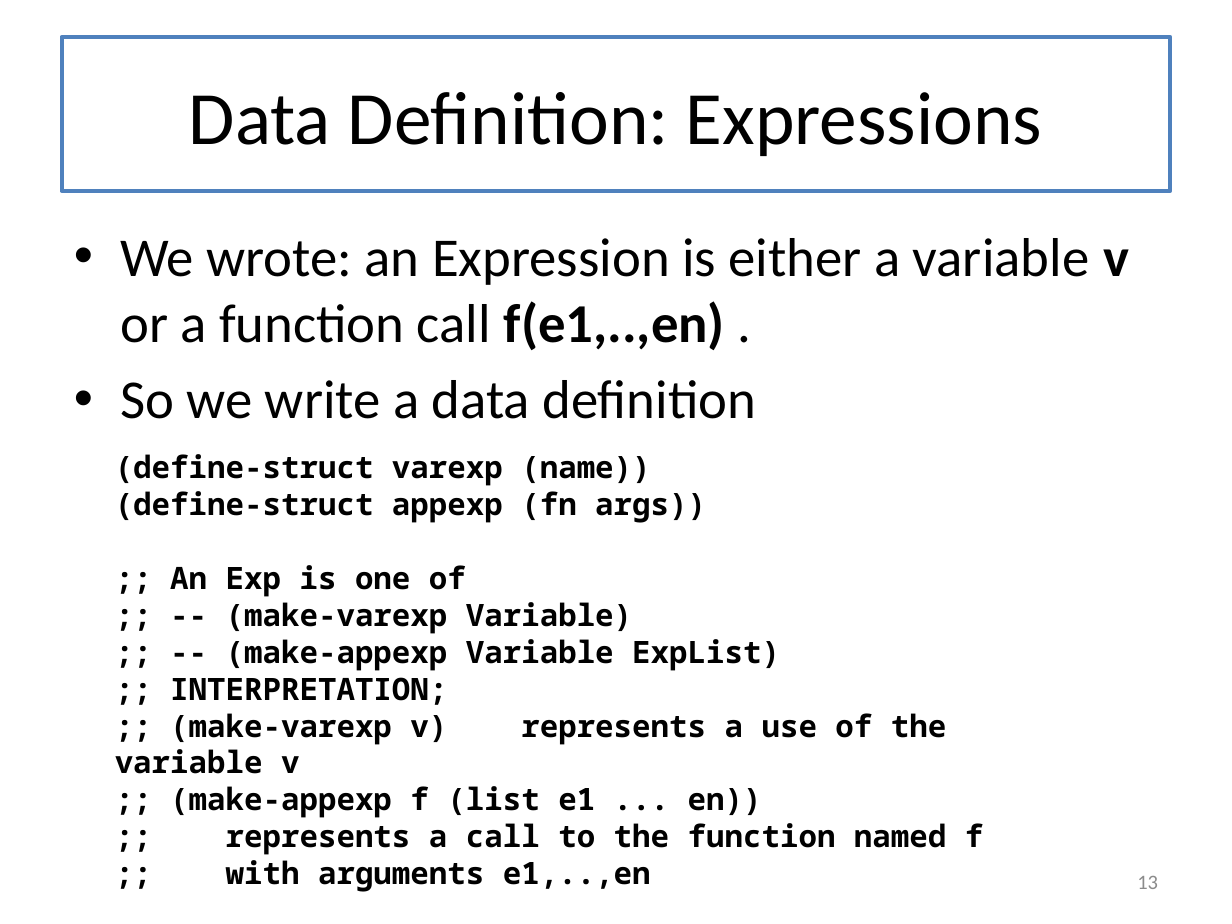
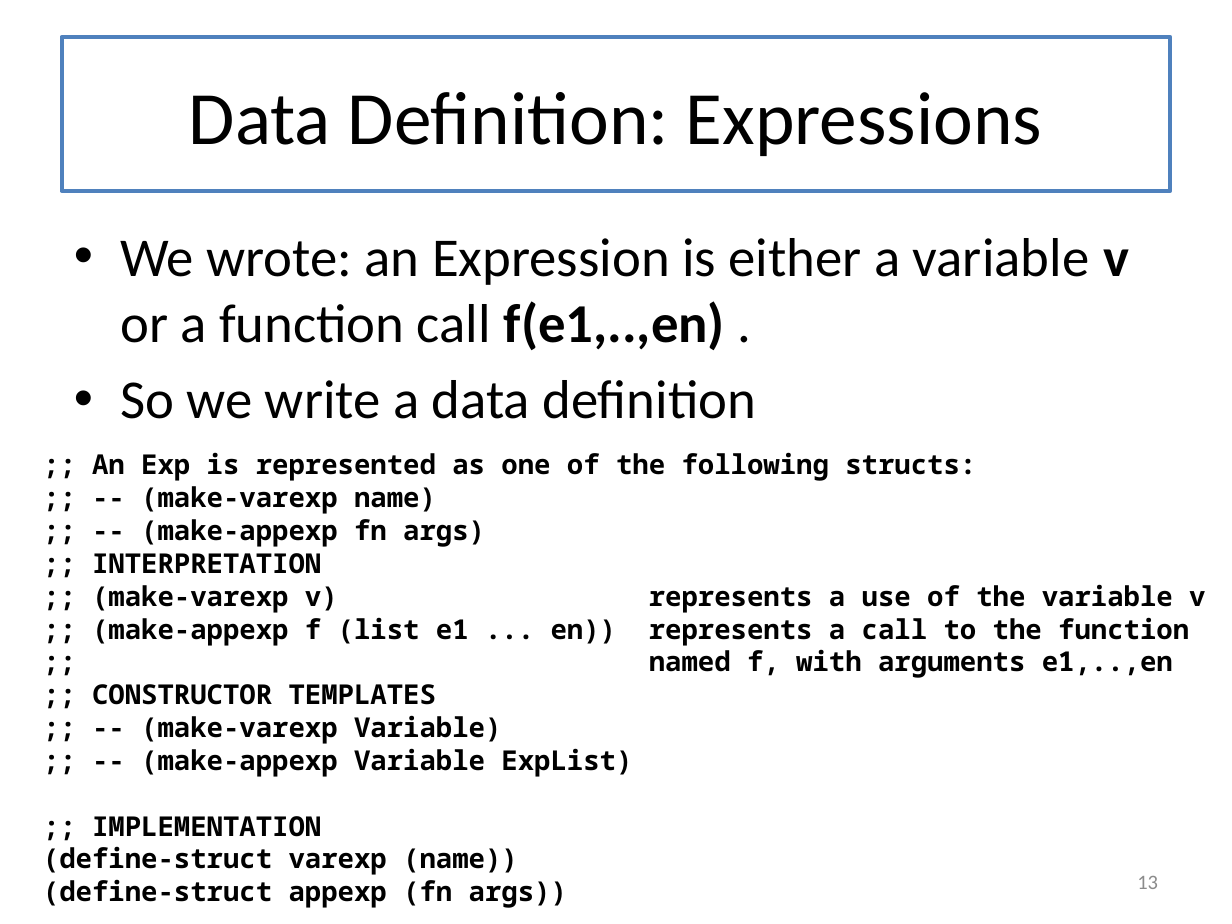
Before and after one commit to mwand/cs5010f17, a slide deck: slide 13 of Slides/Lesson 7.4 Case Study-- Undefined Variables.pptx. Drawn at 1232x924 pixels with LibreOffice and Linux fonts; fonts in the diff are those of the drawing. Boxes give left, top, right and bottom in pixels: in the first picture for what was removed or moved away, otherwise in the second. Text is boxed around its words. In the diff, an @@ line names an element or a change of style, - is before the commit and + after.

```diff
--- a/Slides/Lesson 7.4 Case Study-- Undefined Variables.pptx
+++ b/Slides/Lesson 7.4 Case Study-- Undefined Variables.pptx
@@ text ";; An Exp is represented ...": place and size @@
-text ";; An Exp is represented ..." at <box>115,454,983,855</box>
+text ";; An Exp is represented ..." at <box>43,452,1205,908</box>
@@ text at <box>92,452,1205,837</box>: paragraphs added @@
+;; An Exp is represented as one of the following structs:
+;; -- (make-varexp name)
+;; -- (make-appexp fn args)
+;; INTERPRETATION
+;; (make-varexp v) represents a use of the variable v
+;; (make-appexp f (list e1 ... en)) represents a call to the function
+;; named f, with arguments e1,..,en
+;; CONSTRUCTOR TEMPLATES
+;; -- (make-varexp Variable)
+;; -- (make-appexp Variable ExpList)
+;; IMPLEMENTATION
@@ text at <box>115,565,983,855</box>: paragraphs removed @@
-;; An Exp is one of
-;; -- (make-varexp Variable)
-;; -- (make-appexp Variable ExpList)
-;; INTERPRETATION;
-;; (make-varexp v) represents a use of the variable v
-;; (make-appexp f (list e1 ... en))
-;; represents a call to the function named f
-;; with arguments e1,..,en
@@ text at <box>43,846,567,908</box>: size 18 to 16 pt in "(define-struct varexp (name))", "(define-struct appexp (fn args))" @@
```
Also in this commit, not shown: 10 other slides changed, 1 other file.
